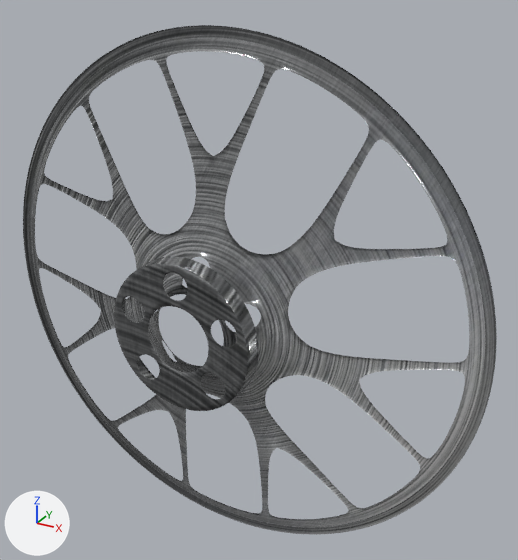
Two versions of the glTF model model/rim2_front.glb, one commit apart.
Rendered twice from a camera (50 mm lens) standing at (0.696, -1.103, 0.678) and looking at (0.083, 0.012, 0.12). Lighting does not change. The marker at lower left points along +X, +Y and +Z. Where no turn or scale is listed for an object, it has been applied to the vertices. Vertices at the same position are counted once.

In view in the first picture: 'Tire'.
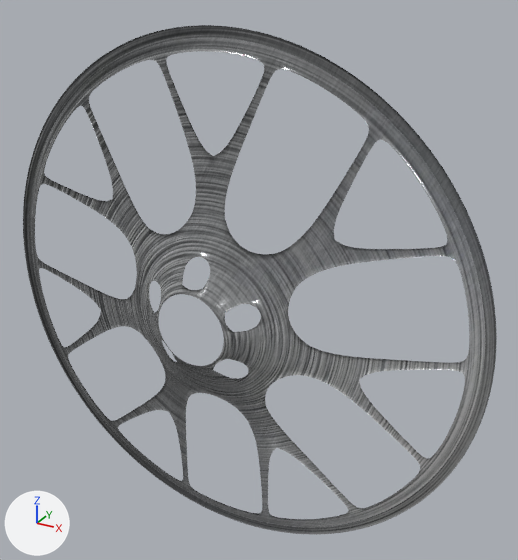
Diff of the bpy script that builds the scene:
```diff
--- a/model/rim2_front.glb.py
+++ b/model/rim2_front.glb.py
@@ me_rim @@
 me_rim.from_pydata(...)  # 7638 vertices, 13655 faces; spans x -0.539..0.539, y -0.148..0.005, z -0.539..0.539
 # used by ob_tire; location = (0.0, 0.0, 0.044)
+# me_rim part 1: the loose piece of 2577 vertices spanning x -0.15..0.151, y -0.148..-0.113, z -0.151..0.151 is deleted
 me_rim.materials.append(mat_material001)
```

Changed parts and their boxes (x1, y1, x2, y2) in the pictures (518 x 560 px):
part 1 of me_rim, deleted
    before: (114, 256, 258, 411)
